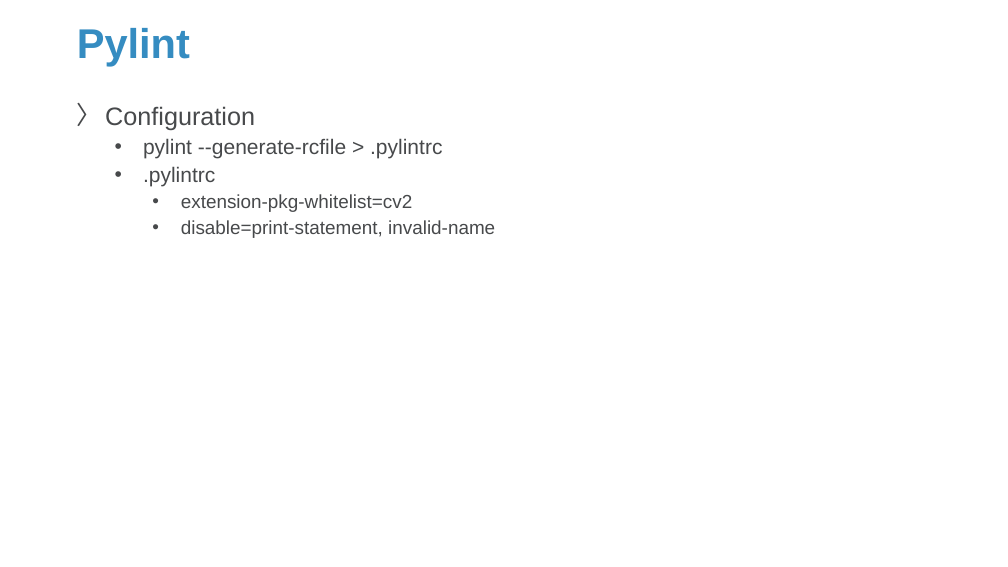
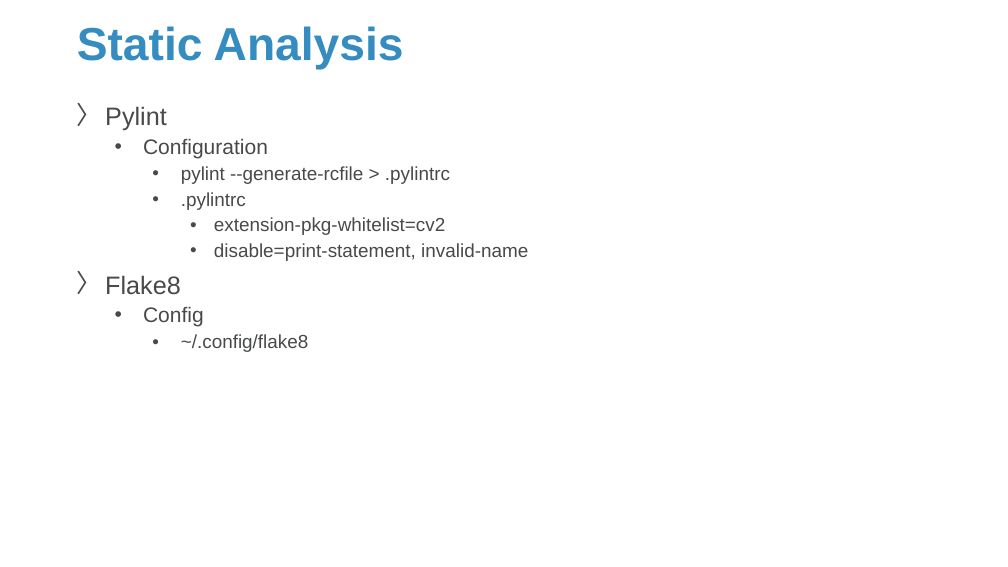
Before and after one commit to Sparks-Lu/TechNotes, a slide deck: slide 7 of Python/Python-Notes.pptx. Drawn at 1008x567 pixels with LibreOffice and Linux fonts; fonts in the diff are those of the drawing; background and template pictures are left out. Boxes give left, top, right and bottom in pixels: in the first picture for what was removed or moved away, otherwise in the second. Text is boxed around its words. In the diff, an @@ line names an element or a change of style, - is before the commit and + after.

```diff
--- a/Python/Python-Notes.pptx
+++ b/Python/Python-Notes.pptx
@@ title at (77, 26, 404, 70): text changed; size 39.6 to 44 pt @@
-Pylint
+Static Analysis
@@ text at (105, 106, 167, 130): paragraph added @@
+〉 Pylint
@@ text at (143, 138, 528, 261): size 24 to 20 pt in "Configuration"; size 20 to 18 pt in "pylint --generate-rcfile > .pylintrc", ".pylintrc"; bullet 〉 to •; list level 1 to 2 in "Configuration"; list level 2 to 3 in "pylint --generate-rcfile > .pylintrc"; list level 2 to 3 in ".pylintrc"; list level 3 to 4 in "extension-pkg-whitelist=cv2"; list level 3 to 4 in "disable=print-statement, invalid-name" @@
@@ text at (105, 275, 309, 352): paragraphs added @@
+〉 Flake8
+  • Config
+    • ~/.config/flake8
```
Also in this commit, not shown: 5 other slides changed, 9 slides added, 2 slides removed, 6 other files.
